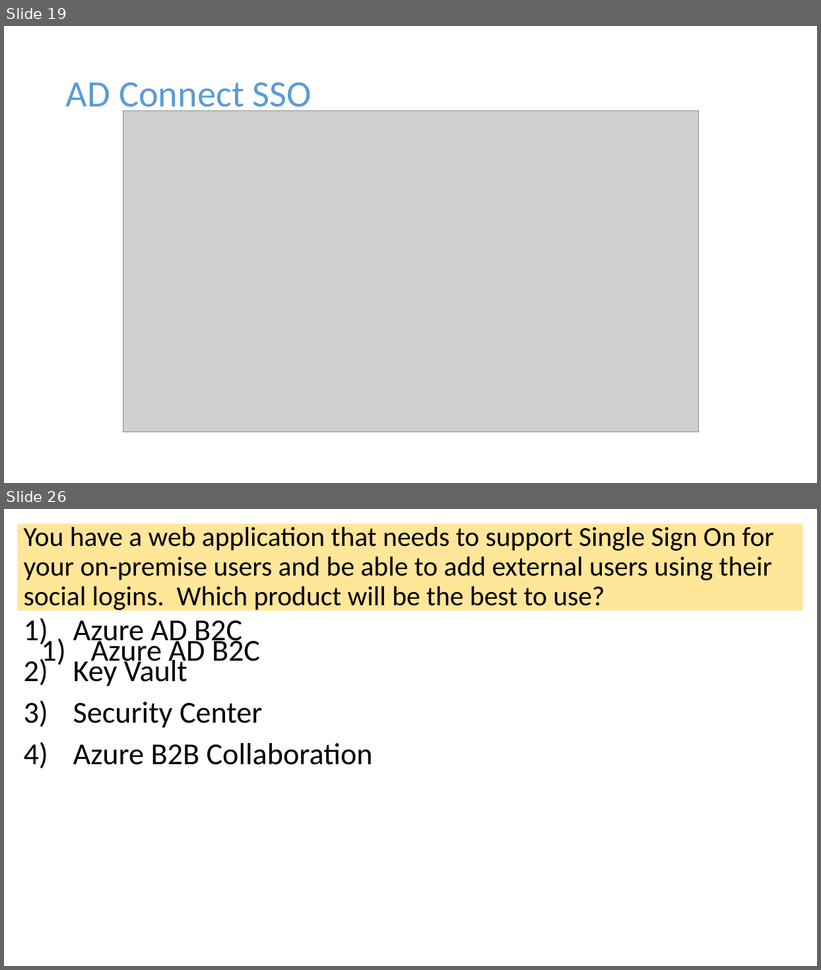
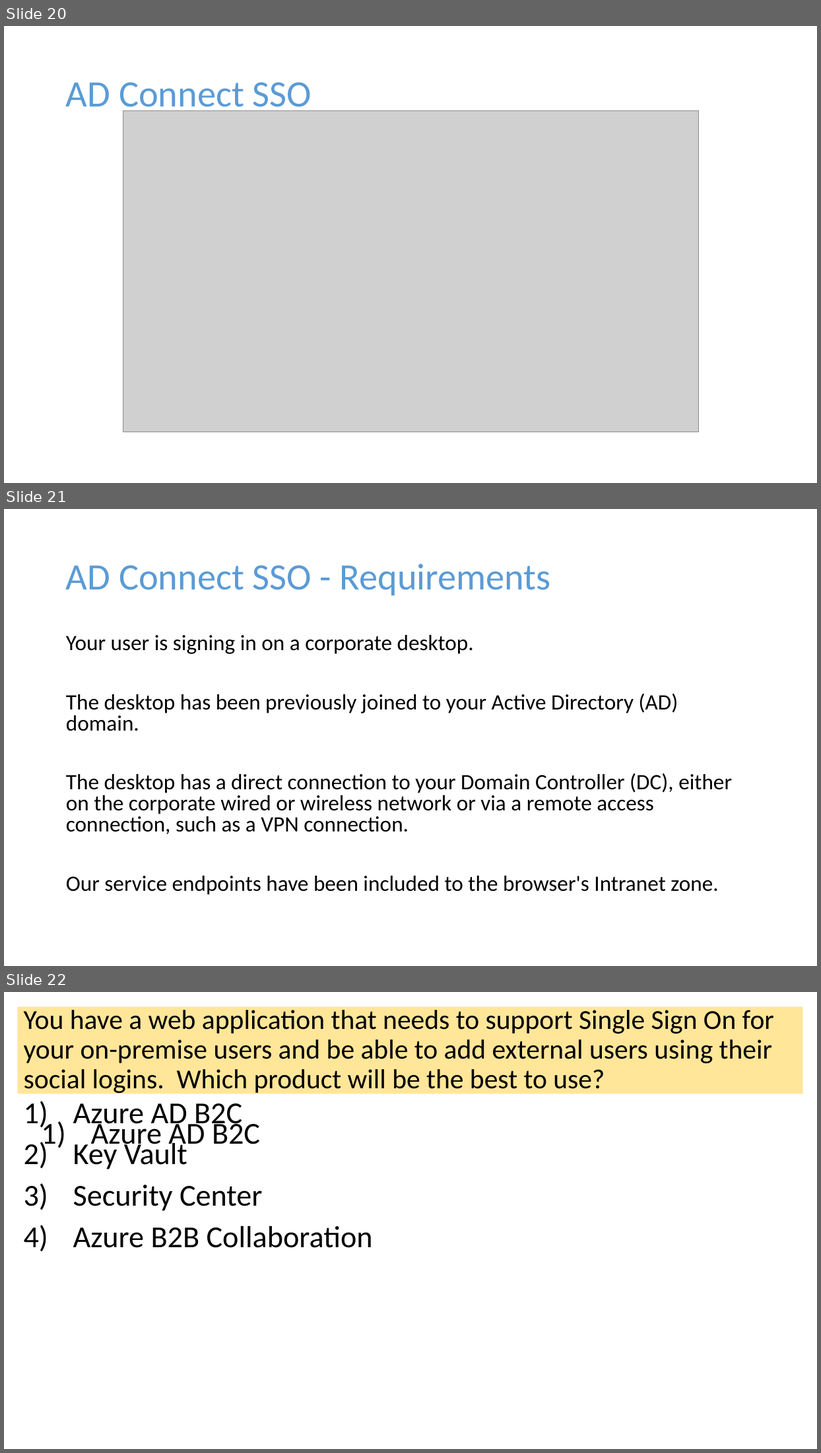
Before and after one commit to dstolts/70-534, a slide deck: Presentations/70-534-Combined-SecuritySlides.pptx. Shown one above the other, each under a label of ours: slides 19 and 26 before the commit, slides 20, 21 and 22 after it; the slides between them are not shown. The pictures are 821x970 and 821x1453 pixels, drawn with LibreOffice and Linux fonts; fonts in the diff are those of the drawing; grey boxes stand for pictures. Boxes give left, top, right and bottom in pixels: in the first picture for what was removed or moved away, otherwise in the second. Text is boxed around its words. In the diff, an @@ line names an element or a change of style, - is before the commit and + after.

Commit message:
More AD FS and AD Connect content

```diff
--- a/Presentations/70-534-Combined-SecuritySlides.pptx
+++ b/Presentations/70-534-Combined-SecuritySlides.pptx
@@ slide 21 added at (x1=4, y1=509, x2=817, y2=966), background #FFFFFF @@
@@ title added at (x1=66, y1=564, x2=551, y2=595), 44 pt, text #5B9BD5 @@
+AD Connect SSO - Requirements
@@ text added at (x1=66, y1=635, x2=732, y2=895), 25.9 pt, text #000000 @@
+Your user is signing in on a corporate desktop.
+The desktop has been previously joined to your Active Directory (AD) domain.
+The desktop has a direct connection to your Domain Controller (DC), either on the corporate wired or wireless network or via a remote access connection, such as a VPN connection.
+Our service endpoints have been included to the browser's Intranet zone.
@@ what was slide 19 is now slide 20 @@
@@ what was slide 26 is now slide 22 @@
```
Also in this commit, not shown: 4 other slides added.
